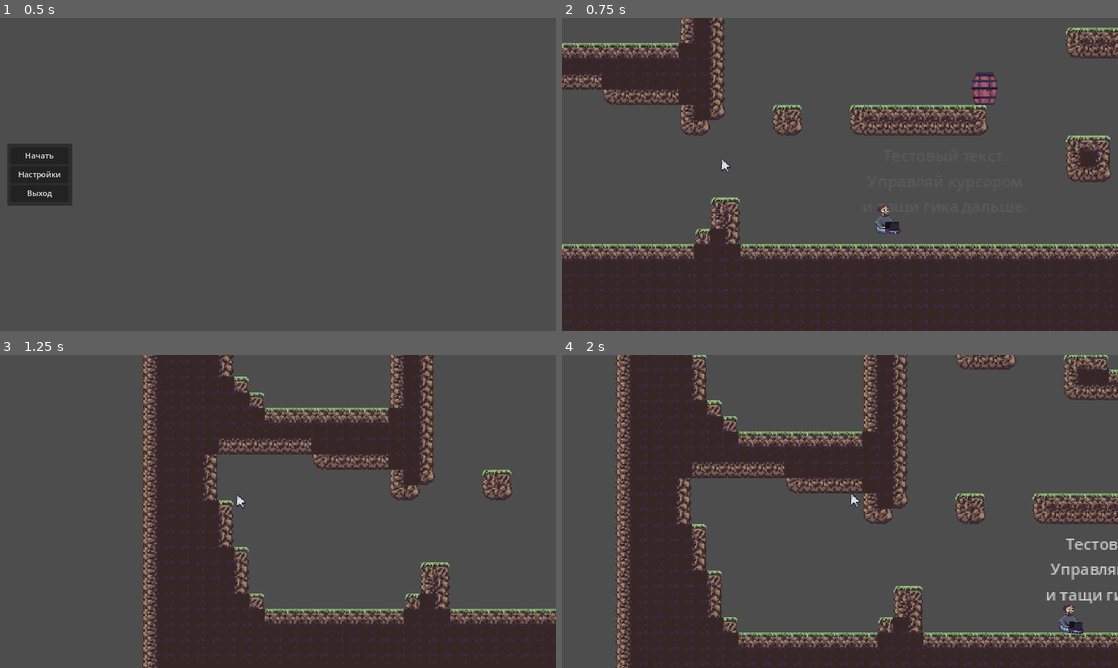
Above: before the commit, frames 1-4 (two rows, left to right).
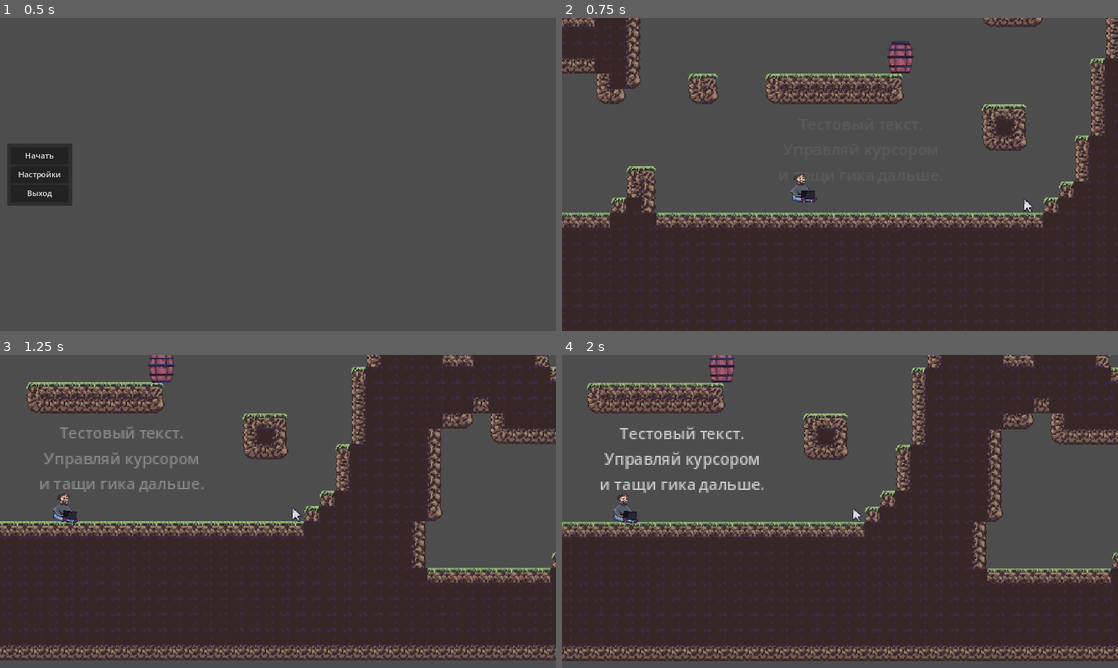
Above: after the commit, the same moments.

Repository: EGOPOS/Rule-Jam
Game: Godot game, scene res://game/userInterface/main_menu.tscn
The game is run twice, just before and just after one commit, with the same random seed, the same clock (stepped at 60 frames per second) and the same inputs.
Inputs (mouse positions are in pixels of both pictures, inside the frame that each line leads up to):
- Up to frame 1 (0.5 s): no input
- Up to frame 2 (0.75 s): click "Начать" at 0.5 s
- Up to frame 3 (1.25 s): no input
- Up to frame 4 (2 s): move the mouse to (962, 495) at 1.27 s; press the mouse at (962, 495) at 1.28 s

Frame 1 is identical in both runs. In frame 2, 32% of the frame differs, in the area x 0-100%, y 0-100%; in frame 3, 55%; in frame 4, 63%.
Error before the commit: Invalid type in utility function "lerp()". Cannot convert argument 2 from Vector2i to Vector2. (res://game/levels/level_camera.gd:15)

Commit message:
fixed

Diff:
--- a/game/levels/level_camera.gd
+++ b/game/levels/level_camera.gd
@@ -9,10 +9,9 @@
 	global_position = cursor.global_position
 
 func _physics_process(delta):
-	print(get_window().size)
 	if (global_position - cursor.global_position).length() > 20.0:
 		global_position = global_position.lerp(cursor.global_position, delta * (1/smoothing)*10)
-		var new_mouse_position = lerp(get_window().get_mouse_position(), get_window().size/2, delta * (1/smoothing)*10)
+		var new_mouse_position = lerp(get_window().get_mouse_position(), Vector2(get_window().size/2), delta * (1/smoothing)*10)
 		DisplayServer.warp_mouse(Vector2i(new_mouse_position))
 
 func _input(event):
